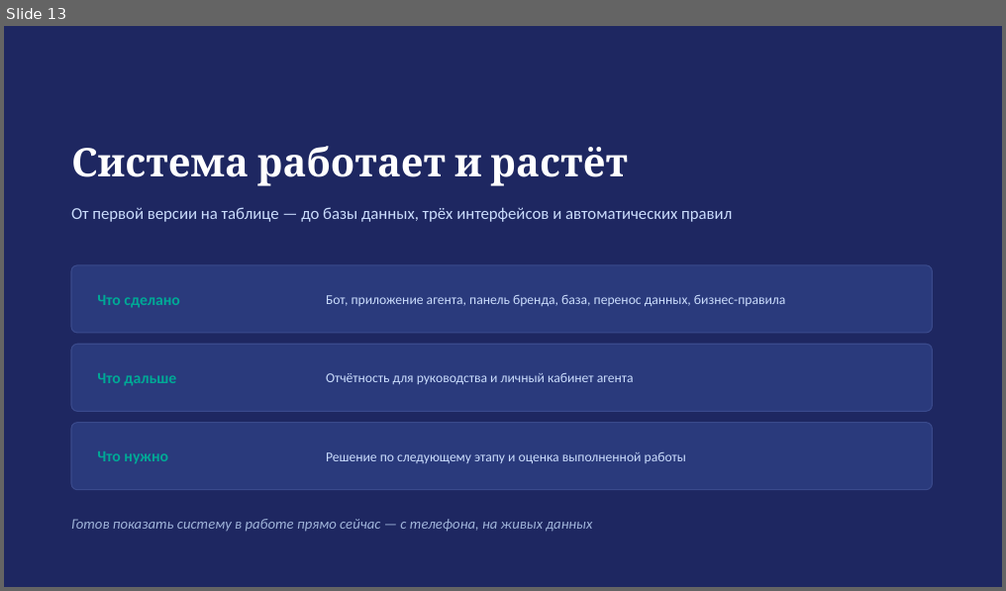
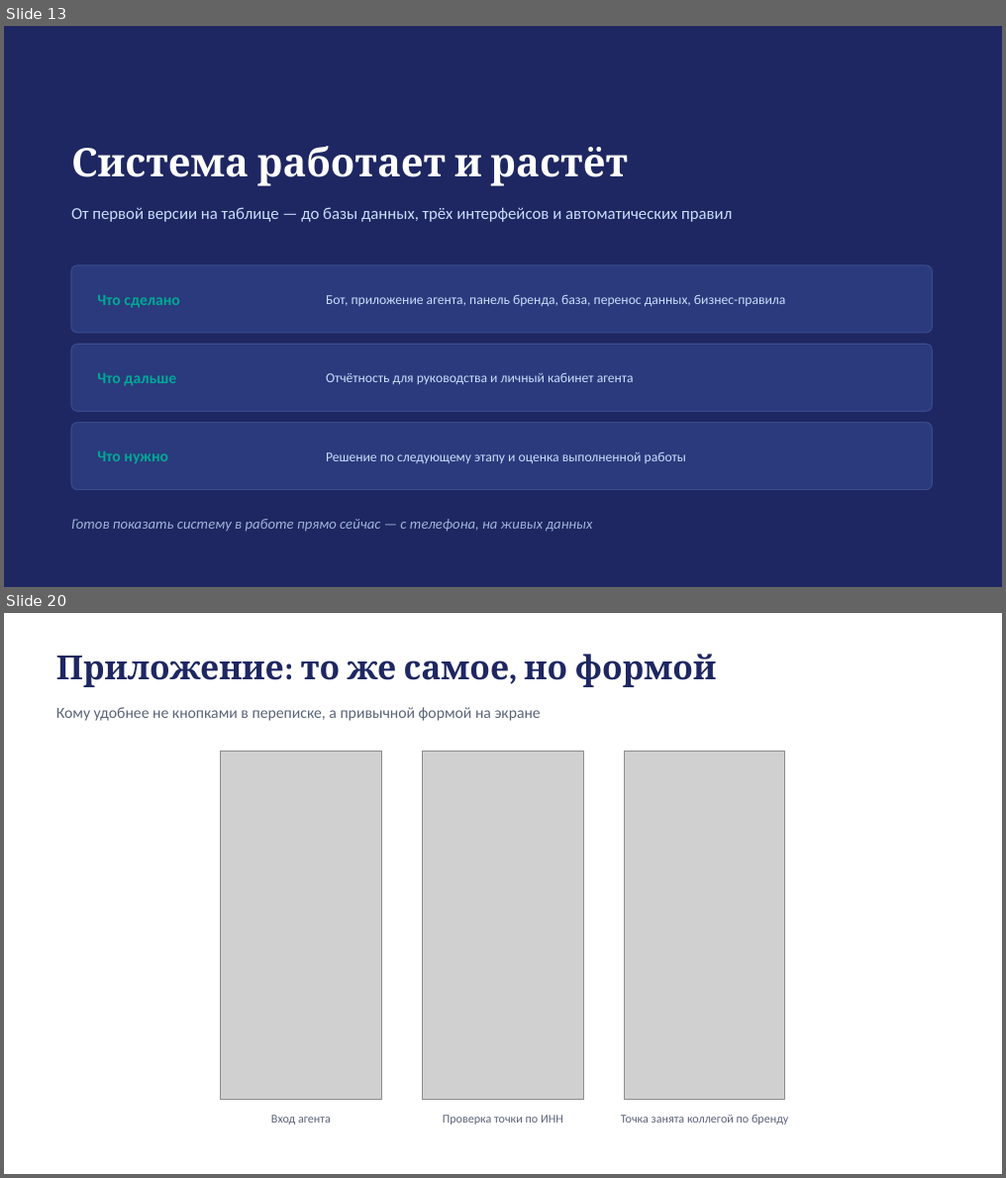
Before and after one commit to ozodbeklfc/telegram_bot, a slide deck: TelegramBot.pptx. Shown one above the other, each under a label of ours: slide 13 before the commit, slides 13 and 20 after it; the slides between them are not shown. The pictures are 1006x591 and 1006x1178 pixels, drawn with LibreOffice and Linux fonts; fonts in the diff are those of the drawing; grey boxes stand for pictures. Boxes give left, top, right and bottom in pixels: in the first picture for what was removed or moved away, otherwise in the second. Text is boxed around its words. In the diff, an @@ line names an element or a change of style, - is before the commit and + after.

```diff
--- a/TelegramBot.pptx
+++ b/TelegramBot.pptx
@@ slide 20 added at (x1=4, y1=613, x2=1002, y2=1174), background #FFFFFF @@
@@ text added at (x1=56, y1=654, x2=717, y2=687), 32 pt, text #1E2761, bold @@
+Приложение: то же самое, но формой
@@ text added at (x1=56, y1=707, x2=541, y2=721), 15 pt, text #5A6478 @@
+Кому удобнее не кнопками в переписке, а привычной формой на экране
@@ picture added at (x1=221, y1=752, x2=381, y2=1100) @@
@@ picture added at (x1=423, y1=752, x2=583, y2=1100) @@
@@ picture added at (x1=625, y1=752, x2=785, y2=1100) @@
@@ text added at (x1=271, y1=1115, x2=331, y2=1125), 11.5 pt, text #5A6478 @@
+Вход агента
@@ text added at (x1=443, y1=1115, x2=563, y2=1125), 11.5 pt, text #5A6478 @@
+Проверка точки по ИНН
@@ text added at (x1=621, y1=1115, x2=788, y2=1125), 11.5 pt, text #5A6478 @@
+Точка занята коллегой по бренду
```
Also in this commit, not shown: 8 other slides added, 9 other files.
